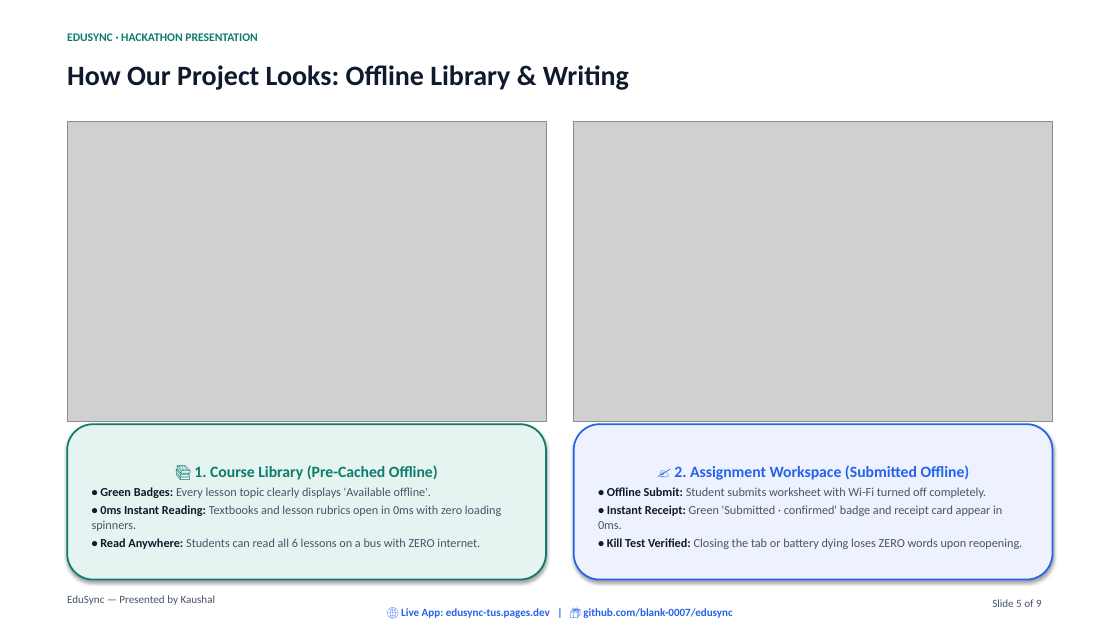
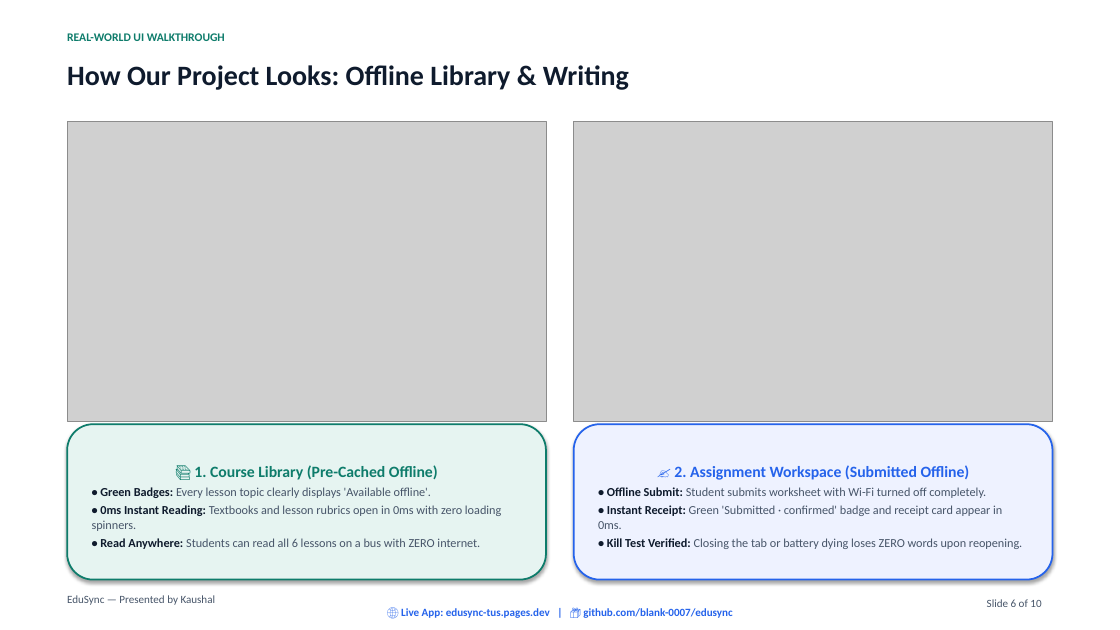
Before and after one commit to blank-0007/edusync, a slide deck: slide 6 of EduSync-Presentation.pptx (slide 5 before the commit). Drawn at 1120x630 pixels with LibreOffice and Linux fonts; fonts in the diff are those of the drawing; grey boxes stand for pictures. Boxes give left, top, right and bottom in pixels: in the first picture for what was removed or moved away, otherwise in the second. Text is boxed around its words. In the diff, an @@ line names an element or a change of style, - is before the commit and + after.

```diff
--- a/EduSync-Presentation.pptx
+++ b/EduSync-Presentation.pptx
@@ text at [67, 33, 225, 41]: text changed @@
-EDUSYNC · HACKATHON PRESENTATION
+REAL-WORLD UI WALKTHROUGH
@@ text at [987, 599, 1041, 607]: text changed @@
-Slide 5 of 9
+Slide 6 of 10
```
Also in this commit, not shown: 8 other slides changed, 1 slide added, 11 other files.
